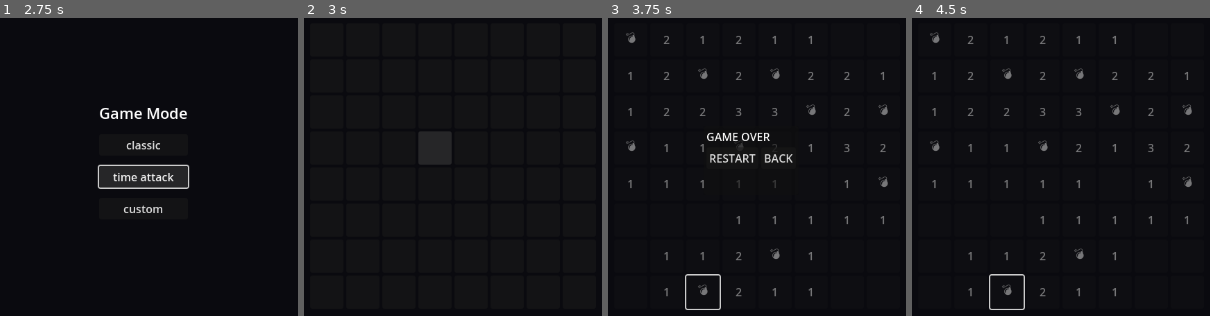
Above: before the commit, frames 1-4 (left to right).
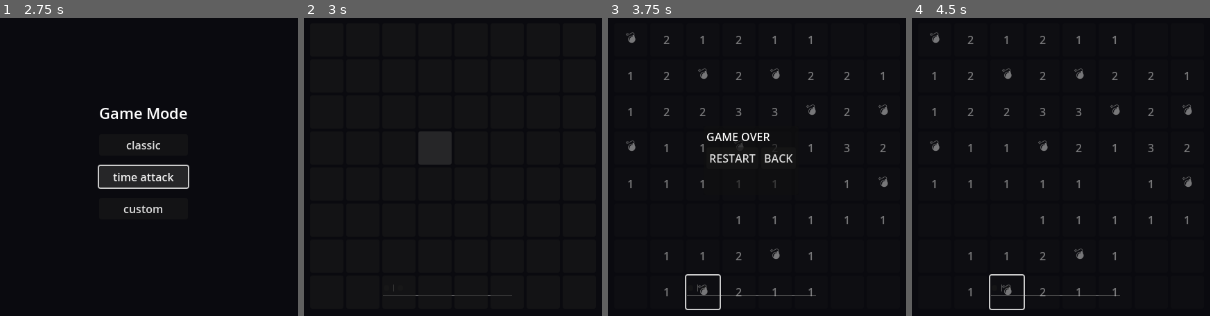
Above: after the commit, the same moments.

Repository: christian759/codemine
Game: Godot game, scene res://navScreen/main.tscn
Same seed, same stepped clock (60 frames per second), same inputs: the game is played once before the commit and once after it.
Inputs (mouse positions are in pixels of both pictures, inside the frame that each line leads up to):
- Up to frame 1 (2.75 s): click "feedback" at 0.5 s; click "▶ Start" at 1.25 s; click "time attack" at 2 s
- Up to frame 2 (3 s): click "classic" at 2.75 s
- Up to frame 3 (3.75 s): click (691, 289) at 3.52 s
- Up to frame 4 (4.5 s): click (1007, 289) at 4.27 s

Frame 1 is identical in both runs. In frame 2, 0.2% of the frame differs, in the area x 26-70%, y 89-94%; in frame 3, 0.2%; in frame 4, 0.2%.

Commit message:
30th May: adding the flag and click

Diff:
--- a/board/board.tscn
+++ b/board/board.tscn
@@ -1,6 +1,8 @@
-[gd_scene load_steps=2 format=3 uid="uid://bf1ak3gum6bls"]
+[gd_scene load_steps=4 format=3 uid="uid://bf1ak3gum6bls"]
 
 [ext_resource type="Script" uid="uid://c2janl8vmmvb4" path="res://board/board.gd" id="1_5c38k"]
+[ext_resource type="Texture2D" uid="uid://dtj5v2jpb88tr" path="res://icon/click.svg" id="2_k4dee"]
+[ext_resource type="Texture2D" uid="uid://djeahs7bc6aok" path="res://icon/flat.png" id="3_vj8kq"]
 
 [node name="Board" type="Node"]
 script = ExtResource("1_5c38k")
@@ -35,3 +37,36 @@
 [node name="BackButton" type="Button" parent="PopupPanel/VBoxContainer/HBoxContainer"]
 layout_mode = 2
 text = "BACK"
+
+[node name="VBoxContainer" type="VBoxContainer" parent="."]
+anchors_preset = 7
+anchor_left = 0.5
+anchor_top = 1.0
+anchor_right = 0.5
+anchor_bottom = 1.0
+offset_left = -92.0
+offset_top = -144.0
+offset_right = 92.0
+grow_horizontal = 2
+grow_vertical = 0
+
+[node name="HBoxContainer" type="HBoxContainer" parent="VBoxContainer"]
+layout_mode = 2
+
+[node name="Button" type="Button" parent="VBoxContainer/HBoxContainer"]
+layout_mode = 2
+icon = ExtResource("2_k4dee")
+icon_alignment = 1
+expand_icon = true
+
+[node name="VSeparator" type="VSeparator" parent="VBoxContainer/HBoxContainer"]
+layout_mode = 2
+
+[node name="Button2" type="Button" parent="VBoxContainer/HBoxContainer"]
+layout_mode = 2
+icon = ExtResource("3_vj8kq")
+icon_alignment = 1
+expand_icon = true
+
+[node name="HSeparator" type="HSeparator" parent="VBoxContainer"]
+layout_mode = 2
--- /dev/null
+++ b/icon/click.svg
@@ -0,0 +1 @@
+<svg xmlns="http://www.w3.org/2000/svg" height="48px" viewBox="0 -960 960 960" width="48px" fill="#e3e3e3"><path d="M468-240q-96-5-162-74t-66-166q0-100 70-170t170-70q97 0 166 66t74 163l-63-20q-11-64-60-106.5T480-660q-75 0-127.5 52.5T300-480q0 67 42.5 116.5T449-303l19 63ZM821-60 650-231 600-80 480-480l400 120-151 50 171 171-79 79Z"/></svg>
Not shown, added: icon/click.svg.import
Binary file added: icon/flat.png
Not shown, added: icon/flat.png.import
